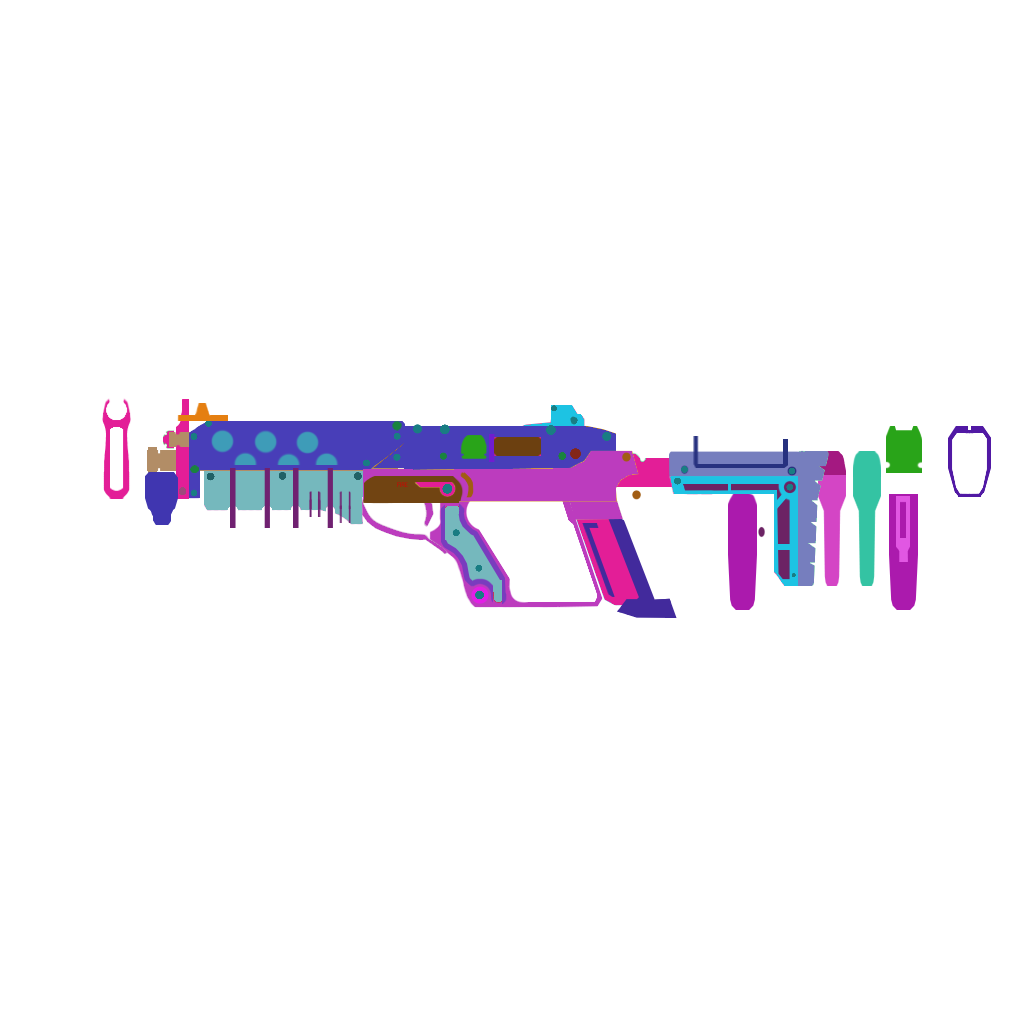
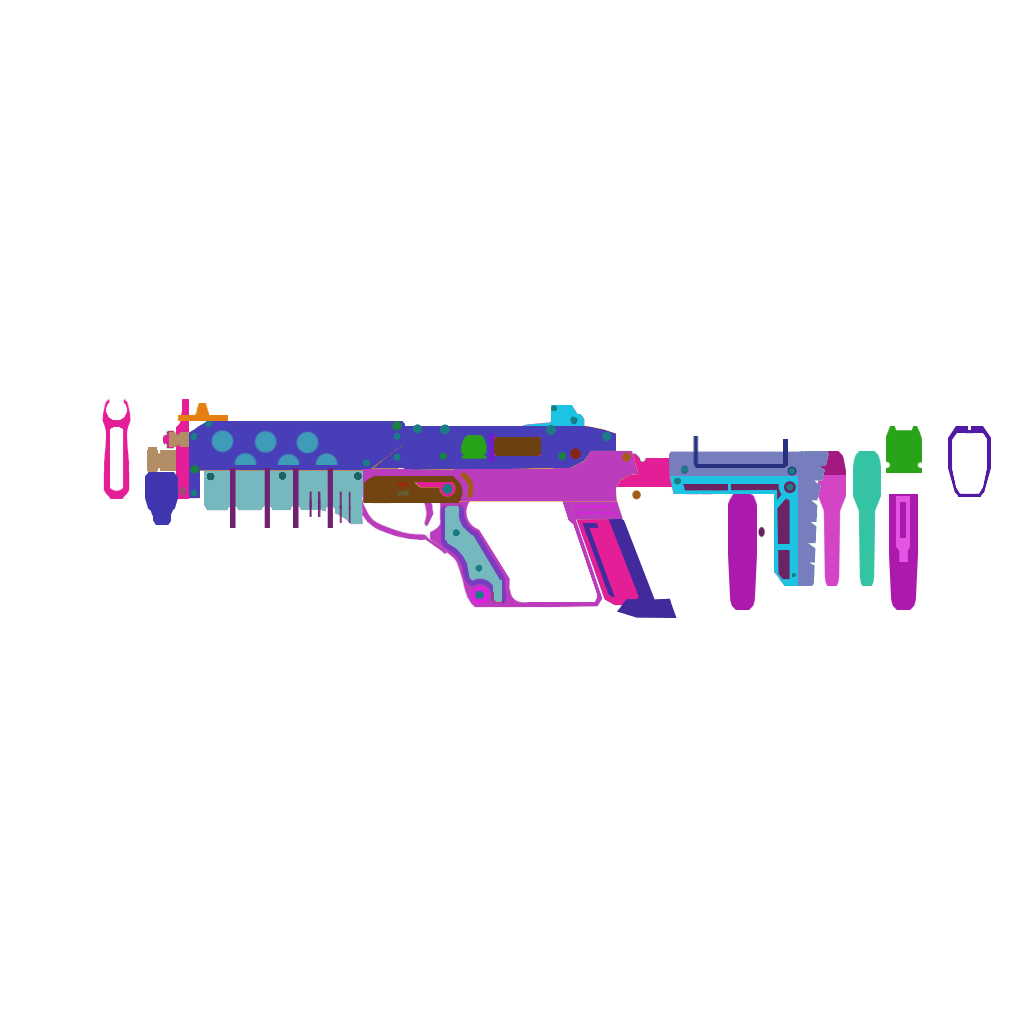
Layer changes from the first 1024×1024 image to the second:
added layer "LowerReceiver_SIDE_TEXT_SAFE" in group "LowerReceiver" over [397, 491, 409, 496]
added layer "LowerReceiver_Magwell_SIDE_TEXT_9x19mm_Parabellum" in group "LowerReceiver_Magwell" over [575, 511, 617, 515]
added layer "LowerReceiver_Magwell_SIDE_TEXT_JJ_AND_J_ARMOURY" in group "LowerReceiver_Magwell" over [574, 504, 616, 509]
